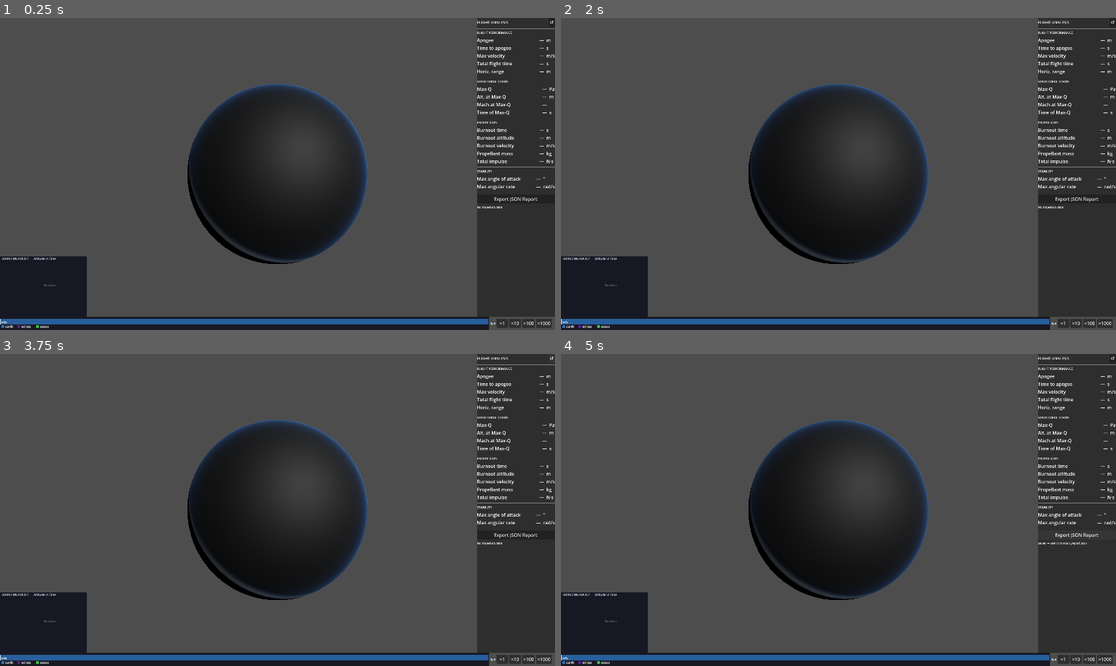
Above: before the commit, frames 1-4 (two rows, left to right).
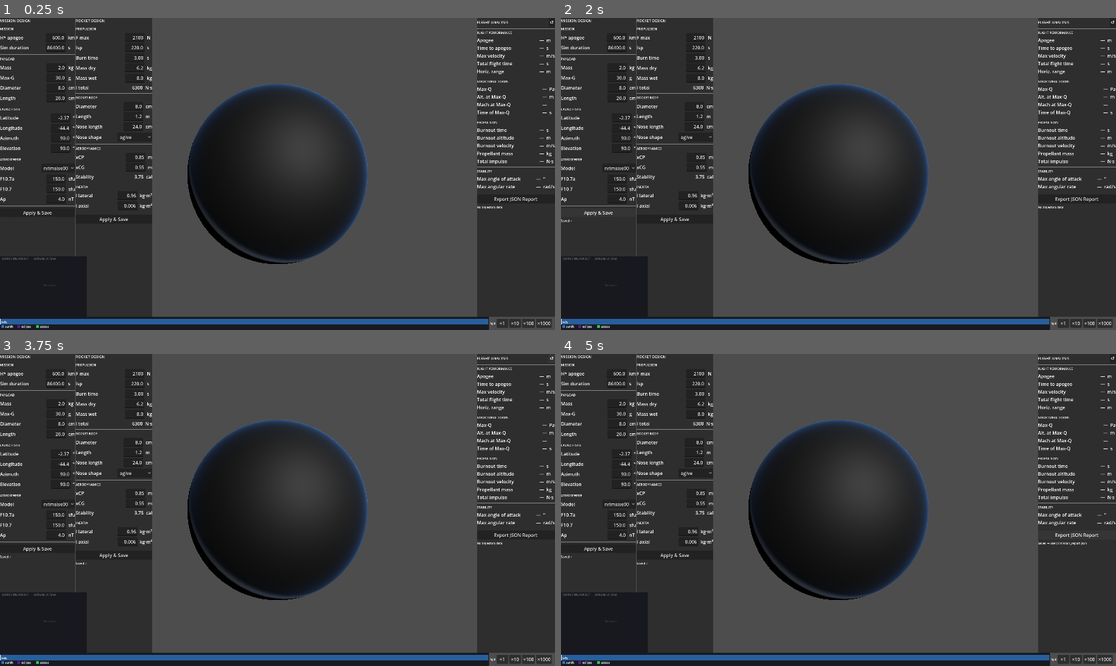
Above: after the commit, the same moments.

Repository: MrVeGGi3/vsl
Game: Godot game, scene res://scenes/main.tscn
The game is run twice, just before and just after one commit, with the same random seed, the same clock (stepped at 60 frames per second) and the same inputs.
Inputs (mouse positions are in pixels of both pictures, inside the frame that each line leads up to):
- Up to frame 1 (0.25 s): no input
- Up to frame 2 (2 s): click (616, 167) at 0.5 s, where only the run after the commit has a clickable "nrlmsise00"; click (599, 211) at 1.25 s, where only the run after the commit has a clickable "Apply & Save"
- Up to frame 3 (3.75 s): click (133, 472) at 2 s, where only the run after the commit has a clickable "ogive"; click (116, 553) at 2.75 s, where only the run after the commit has a clickable "Apply & Save"; click "↺" at 3.5 s
- Up to frame 4 (5 s): click "Export JSON Report" at 4.25 s

The runs differ from the first frame. In frame 1, 23% of the frame differs, in the area x 0-28%, y 0-96%; in frame 2, 22%; in frame 3, 23%; in frame 4, 23%.

Commit message:
feat(pipeline-a): parametric mission design with JSON config and dual UI panels
- Extract 40+ hardcoded parameters from main.cpp into mission_params.json
- Add C++ struct hierarchy (VslMissionParams) + nlohmann/json loader with safe defaults
- Add MissionDesignPanel (orbital/payload/launch site/atmosphere) and
  RocketDesignPanel (propulsion simplified + body + aero + inertia) in GDScript
- Add MissionParamsIO static helper for persistent JSON I/O in Godot
- Integrate both panels into main.tscn UILayer
- Update CMakeLists.txt with nlohmann/json FetchContent + system fallback
- Document SMAD-compliant MDO architecture in docs/design_decisions.md
- Parameters fully editable without recompilation

Co-Authored-By: Claude Sonnet 4.6 <noreply@anthropic.com>

Diff:
--- /dev/null
+++ b/godot/project/mission_params.json
@@ -0,0 +1,133 @@
+{
+  "_description": "VSL Pipeline A — Sounding Rocket Mission Parameters",
+  "_vsl_schema": "1.0",
+  "atmosphere": {
+    "ap_nt": 4.0,
+    "f107_sfu": 150.0,
+    "f107a_sfu": 150.0,
+    "model": "nrlmsise00"
+  },
+  "ground_station": {
+    "lat_deg": -15.78,
+    "lon_deg": -47.93,
+    "min_elev_deg": 5.0
+  },
+  "launch_site": {
+    "alt_m": 6.0,
+    "azimuth_deg": 90.0,
+    "elevation_deg": 90.0,
+    "lat_deg": -2.37,
+    "lon_deg": -44.4,
+    "preset": "alcantara"
+  },
+  "orbital": {
+    "analysis_duration_s": 86400.0,
+    "orbit_step_s": 10.0,
+    "target_alt_km": 600.0,
+    "tle_line1": "1 25544U 98067A   24001.50000000  .00006000  00000-0  10000-3 0  9992",
+    "tle_line2": "2 25544  51.6416 247.4627 0006703 130.5360 325.0288 15.49507896 12343"
+  },
+  "payload": {
+    "diameter_m": 0.08,
+    "length_m": 0.2,
+    "mass_kg": 2.0,
+    "max_g": 30.0,
+    "temp_max_c": 85.0,
+    "temp_min_c": -40.0
+  },
+  "propulsion": {
+    "isp_s": 220.0,
+    "mass_dry_kg": 6.2,
+    "mass_wet_kg": 8.0,
+    "thrust_curve": {
+      "mass_flows_kgs": [
+        0.0,
+        0.6,
+        0.55,
+        0.0
+      ],
+      "thrusts_n": [
+        0.0,
+        2100.0,
+        1800.0,
+        0.0
+      ],
+      "times_s": [
+        0.0,
+        0.1,
+        3.0,
+        3.05
+      ]
+    }
+  },
+  "rocket": {
+    "aero_table": {
+      "aoa_grid_rad": [
+        0.0,
+        0.0873,
+        0.1745
+      ],
+      "cd_table": [
+        0.7,
+        0.7,
+        0.7,
+        0.55,
+        0.58,
+        0.65,
+        0.45,
+        0.48,
+        0.55
+      ],
+      "cn_table": [
+        0.0,
+        0.2,
+        0.4,
+        0.0,
+        0.22,
+        0.44,
+        0.0,
+        0.18,
+        0.36
+      ],
+      "mach_grid": [
+        0.0,
+        0.5,
+        1.5
+      ]
+    },
+    "body_diameter_m": 0.08,
+    "body_length_m": 1.2,
+    "inertia_axial_kgm2": 0.006,
+    "inertia_lateral_kgm2": 0.96,
+    "nose_length_m": 0.24,
+    "nose_shape": "ogive",
+    "xcg_m": 0.55,
+    "xcp_m": 0.85
+  },
+  "simulation": {
+    "initial_state": {
+      "angular_rate_rad_s": [
+        0.0,
+        0.0,
+        0.0
+      ],
+      "position_enu_m": [
+        0.0,
+        0.0,
+        0.0
+      ],
+      "quaternion_body2enu": [
+        1.0,
+        0.0,
+        0.0,
+        0.0
+      ],
+      "velocity_enu_mps": [
+        0.0,
+        0.0,
+        0.0
+      ]
+    },
+    "t_end_s": 120.0
+  }
+}
--- a/godot/project/scenes/main.tscn
+++ b/godot/project/scenes/main.tscn
@@ -9,6 +9,8 @@
 [ext_resource type="Script" uid="uid://ol5566taxm0j" path="res://scripts/vr_ui_panel.gd" id="7"]
 [ext_resource type="Script" path="res://scripts/solver_bridge.gd" id="8"]
 [ext_resource type="PackedScene" path="res://scenes/trajectory_panel.tscn" id="9"]
+[ext_resource type="PackedScene" path="res://scenes/mission_design_panel.tscn" id="10"]
+[ext_resource type="PackedScene" path="res://scenes/rocket_design_panel.tscn" id="11"]
 
 [node name="Main" type="Node3D" unique_id=1669414694]
 script = ExtResource("1")
@@ -57,3 +59,7 @@
 [node name="MissionTimeline" parent="UILayer" unique_id=1239035440 instance=ExtResource("5")]
 
 [node name="TrajectoryPanel" parent="UILayer" unique_id=987654321 instance=ExtResource("9")]
+
+[node name="MissionDesignPanel" parent="UILayer" unique_id=111111101 instance=ExtResource("10")]
+
+[node name="RocketDesignPanel" parent="UILayer" unique_id=111111102 instance=ExtResource("11")]
--- /dev/null
+++ b/godot/project/scenes/mission_design_panel.tscn
@@ -0,0 +1,6 @@
+[gd_scene load_steps=2 format=3 uid="uid://mission_design_panel"]
+
+[ext_resource type="Script" path="res://scripts/mission_design_panel.gd" id="1"]
+
+[node name="MissionDesignPanel" type="PanelContainer"]
+script = ExtResource("1")
--- /dev/null
+++ b/godot/project/scenes/rocket_design_panel.tscn
@@ -0,0 +1,6 @@
+[gd_scene load_steps=2 format=3 uid="uid://rocket_design_panel"]
+
+[ext_resource type="Script" path="res://scripts/rocket_design_panel.gd" id="1"]
+
+[node name="RocketDesignPanel" type="PanelContainer"]
+script = ExtResource("1")
--- /dev/null
+++ b/godot/project/scripts/mission_design_panel.gd
@@ -0,0 +1,218 @@
+extends PanelContainer
+
+const PANEL_W := 260.0
+
+var _params: Dictionary = {}
+
+var _apogee_field:      LineEdit
+var _sim_dur_field:     LineEdit
+var _payload_mass_field: LineEdit
+var _payload_maxg_field: LineEdit
+var _payload_diam_field: LineEdit
+var _payload_len_field:  LineEdit
+var _lat_field:          LineEdit
+var _lon_field:          LineEdit
+var _azimuth_field:      LineEdit
+var _elevation_field:    LineEdit
+var _atm_option:         OptionButton
+var _f107a_field:        LineEdit
+var _f107_field:         LineEdit
+var _ap_field:           LineEdit
+var _status_label:       Label
+
+func _do_layout() -> void:
+	var vp := get_viewport_rect().size
+	set_position(Vector2(0.0, 0.0))
+	set_size(Vector2(PANEL_W, vp.y - 46.0))
+
+func _ready() -> void:
+	_do_layout()
+	get_viewport().size_changed.connect(_do_layout)
+
+	var outer := VBoxContainer.new()
+	outer.size_flags_vertical = Control.SIZE_EXPAND_FILL
+	add_child(outer)
+
+	_build_header(outer)
+
+	var scroll := ScrollContainer.new()
+	scroll.size_flags_vertical = Control.SIZE_EXPAND_FILL
+	scroll.horizontal_scroll_mode = ScrollContainer.SCROLL_MODE_DISABLED
+	scroll.focus_mode = Control.FOCUS_NONE
+	outer.add_child(scroll)
+
+	var inner := VBoxContainer.new()
+	inner.add_theme_constant_override("separation", 6)
+	inner.size_flags_horizontal = Control.SIZE_EXPAND_FILL
+	scroll.add_child(inner)
+
+	_build_mission_section(inner)
+	_build_payload_section(inner)
+	_build_launch_section(inner)
+	_build_atmosphere_section(inner)
+
+	var apply_btn := Button.new()
+	apply_btn.text = "Apply & Save"
+	apply_btn.focus_mode = Control.FOCUS_NONE
+	apply_btn.pressed.connect(_on_apply)
+	inner.add_child(apply_btn)
+
+	_status_label = Label.new()
+	_status_label.add_theme_font_size_override("font_size", 10)
+	inner.add_child(_status_label)
+
+	_load_and_populate()
+
+func _build_header(parent: VBoxContainer) -> void:
+	var hbox := HBoxContainer.new()
+	parent.add_child(hbox)
+	var title := Label.new()
+	title.text = "MISSION DESIGN"
+	title.add_theme_font_size_override("font_size", 13)
+	title.size_flags_horizontal = Control.SIZE_EXPAND_FILL
+	hbox.add_child(title)
+	parent.add_child(HSeparator.new())
+
+func _build_mission_section(parent: VBoxContainer) -> void:
+	_section_label(parent, "MISSION")
+	var grid := _new_grid(parent)
+	_apogee_field  = _field_row(grid, "H* apogee", "km")
+	_sim_dur_field = _field_row(grid, "Sim duration", "s")
+	parent.add_child(HSeparator.new())
+
+func _build_payload_section(parent: VBoxContainer) -> void:
+	_section_label(parent, "PAYLOAD")
+	var grid := _new_grid(parent)
+	_payload_mass_field = _field_row(grid, "Mass", "kg")
+	_payload_maxg_field = _field_row(grid, "Max-G", "g")
+	_payload_diam_field = _field_row(grid, "Diameter", "cm")
+	_payload_len_field  = _field_row(grid, "Length", "cm")
+	parent.add_child(HSeparator.new())
+
+func _build_launch_section(parent: VBoxContainer) -> void:
+	_section_label(parent, "LAUNCH SITE")
+	var grid := _new_grid(parent)
+	_lat_field       = _field_row(grid, "Latitude", "°")
+	_lon_field       = _field_row(grid, "Longitude", "°")
+	_azimuth_field   = _field_row(grid, "Azimuth", "°")
+	_elevation_field = _field_row(grid, "Elevation", "°")
+	parent.add_child(HSeparator.new())
+
+func _build_atmosphere_section(parent: VBoxContainer) -> void:
+	_section_label(parent, "ATMOSPHERE")
+	var hbox := HBoxContainer.new()
+	parent.add_child(hbox)
+	var lbl := Label.new()
+	lbl.text = "Model"
+	lbl.size_flags_horizontal = Control.SIZE_EXPAND_FILL
+	hbox.add_child(lbl)
+	_atm_option = OptionButton.new()
+	_atm_option.add_item("nrlmsise00", 0)
+	_atm_option.add_item("isa", 1)
+	_atm_option.focus_mode = Control.FOCUS_NONE
+	hbox.add_child(_atm_option)
+	var grid := _new_grid(parent)
+	_f107a_field = _field_row(grid, "F10.7a", "sfu")
+	_f107_field  = _field_row(grid, "F10.7",  "sfu")
+	_ap_field    = _field_row(grid, "Ap",     "nT")
+	parent.add_child(HSeparator.new())
+
+# ── Data ───────────────────────────────────────────────────────────────────────
+
+func _load_and_populate() -> void:
+	_params = MissionParamsIO.load_params()
+	if _params.is_empty():
+		_set_status("No params file")
+		return
+	_populate_fields()
+	_set_status("")
+
+func _populate_fields() -> void:
+	var orb: Dictionary = _params.get("orbital", {})
+	_apogee_field.text  = str(float(orb.get("target_alt_km",       600.0)))
+	_sim_dur_field.text = str(float(orb.get("analysis_duration_s", 86400.0)))
+
+	var pl: Dictionary = _params.get("payload", {})
+	_payload_mass_field.text = str(float(pl.get("mass_kg", 2.0)))
+	_payload_maxg_field.text = str(float(pl.get("max_g", 30.0)))
+	_payload_diam_field.text = "%.1f" % (float(pl.get("diameter_m", 0.08)) * 100.0)
+	_payload_len_field.text  = "%.1f" % (float(pl.get("length_m",   0.20)) * 100.0)
+
+	var ls: Dictionary = _params.get("launch_site", {})
+	_lat_field.text       = str(float(ls.get("lat_deg",       -2.37)))
+	_lon_field.text       = str(float(ls.get("lon_deg",      -44.40)))
+	_azimuth_field.text   = str(float(ls.get("azimuth_deg",   90.0)))
+	_elevation_field.text = str(float(ls.get("elevation_deg", 90.0)))
+
+	var atm: Dictionary = _params.get("atmosphere", {})
+	_atm_option.selected = 1 if atm.get("model", "nrlmsise00") == "isa" else 0
+	_f107a_field.text = str(float(atm.get("f107a_sfu", 150.0)))
+	_f107_field.text  = str(float(atm.get("f107_sfu",  150.0)))
+	_ap_field.text    = str(float(atm.get("ap_nt",       4.0)))
+
+func _on_apply() -> void:
+	if _params.is_empty():
+		_params = MissionParamsIO.load_params()
+
+	if not _params.has("orbital"):
+		_params["orbital"] = {}
+	_params["orbital"]["target_alt_km"]       = float(_apogee_field.text)
+	_params["orbital"]["analysis_duration_s"] = float(_sim_dur_field.text)
+
+	if not _params.has("payload"):
+		_params["payload"] = {}
+	_params["payload"]["mass_kg"]    = float(_payload_mass_field.text)
+	_params["payload"]["max_g"]      = float(_payload_maxg_field.text)
+	_params["payload"]["diameter_m"] = float(_payload_diam_field.text) / 100.0
+	_params["payload"]["length_m"]   = float(_payload_len_field.text)  / 100.0
+
+	if not _params.has("launch_site"):
+		_params["launch_site"] = {}
+	_params["launch_site"]["lat_deg"]       = float(_lat_field.text)
+	_params["launch_site"]["lon_deg"]       = float(_lon_field.text)
+	_params["launch_site"]["azimuth_deg"]   = float(_azimuth_field.text)
+	_params["launch_site"]["elevation_deg"] = float(_elevation_field.text)
+
+	if not _params.has("atmosphere"):
+		_params["atmosphere"] = {}
+	_params["atmosphere"]["model"]     = "isa" if _atm_option.selected == 1 else "nrlmsise00"
+	_params["atmosphere"]["f107a_sfu"] = float(_f107a_field.text)
+	_params["atmosphere"]["f107_sfu"]  = float(_f107_field.text)
+	_params["atmosphere"]["ap_nt"]     = float(_ap_field.text)
+
+	if MissionParamsIO.save_params(_params):
+		_set_status("Saved ✓")
+	else:
+		_set_status("Save failed")
+
+# ── Helpers ────────────────────────────────────────────────────────────────────
+
+func _section_label(parent: VBoxContainer, text: String) -> void:
+	var lbl := Label.new()
+	lbl.text = text
+	lbl.add_theme_font_size_override("font_size", 11)
+	parent.add_child(lbl)
+
+func _new_grid(parent: VBoxContainer) -> GridContainer:
+	var grid := GridContainer.new()
+	grid.columns = 3
+	parent.add_child(grid)
+	return grid
+
+func _field_row(grid: GridContainer, label: String, unit: String) -> LineEdit:
+	var lbl := Label.new()
+	lbl.text = label
+	lbl.size_flags_horizontal = Control.SIZE_EXPAND_FILL
+	grid.add_child(lbl)
+	var edit := LineEdit.new()
+	edit.custom_minimum_size = Vector2(68.0, 0.0)
+	edit.alignment = HORIZONTAL_ALIGNMENT_RIGHT
+	grid.add_child(edit)
+	var u := Label.new()
+	u.text = " " + unit
+	grid.add_child(u)
+	return edit
+
+func _set_status(msg: String) -> void:
+	if _status_label:
+		_status_label.text = msg
--- /dev/null
+++ b/godot/project/scripts/mission_params_io.gd
@@ -0,0 +1,33 @@
+class_name MissionParamsIO
+
+const _FILENAME := "mission_params.json"
+
+static func _json_path() -> String:
+	return ProjectSettings.globalize_path("res://") + _FILENAME
+
+static func load_params() -> Dictionary:
+	var path := _json_path()
+	if not FileAccess.file_exists(path):
+		push_warning("MissionParamsIO: file not found: " + path)
+		return {}
+	var f := FileAccess.open(path, FileAccess.READ)
+	if f == null:
+		push_warning("MissionParamsIO: cannot open " + path)
+		return {}
+	var text := f.get_as_text()
+	f.close()
+	var json := JSON.new()
+	if json.parse(text) != OK:
+		push_warning("MissionParamsIO: parse error: " + json.get_error_message())
+		return {}
+	return json.get_data()
+
+static func save_params(data: Dictionary) -> bool:
+	var path := _json_path()
+	var f := FileAccess.open(path, FileAccess.WRITE)
+	if f == null:
+		push_warning("MissionParamsIO: cannot write " + path)
+		return false
+	f.store_string(JSON.stringify(data, "  "))
+	f.close()
+	return true
--- /dev/null
+++ b/godot/project/scripts/rocket_design_panel.gd
@@ -0,0 +1,277 @@
+extends PanelContainer
+
+const PANEL_W        := 265.0
+const PANEL_OFFSET_X := 262.0
+const G0             := 9.80665
+
+var _params: Dictionary = {}
+
+var _fmax_field:      LineEdit
+var _isp_field:       LineEdit
+var _tb_field:        LineEdit
+var _mass_dry_field:  LineEdit
+var _mass_wet_field:  LineEdit
+var _impulse_label:   Label
+
+var _diam_field:      LineEdit
+var _len_field:       LineEdit
+var _nose_option:     OptionButton
+var _nose_len_field:  LineEdit
+
+var _xcp_field:       LineEdit
+var _xcg_field:       LineEdit
+var _stability_label: Label
+
+var _i_lat_field:     LineEdit
+var _i_ax_field:      LineEdit
+
+var _status_label:    Label
+
+func _do_layout() -> void:
+	var vp := get_viewport_rect().size
+	set_position(Vector2(PANEL_OFFSET_X, 0.0))
+	set_size(Vector2(PANEL_W, vp.y - 46.0))
+
+func _ready() -> void:
+	_do_layout()
+	get_viewport().size_changed.connect(_do_layout)
+
+	var outer := VBoxContainer.new()
+	outer.size_flags_vertical = Control.SIZE_EXPAND_FILL
+	add_child(outer)
+
+	_build_header(outer)
+
+	var scroll := ScrollContainer.new()
+	scroll.size_flags_vertical = Control.SIZE_EXPAND_FILL
+	scroll.horizontal_scroll_mode = ScrollContainer.SCROLL_MODE_DISABLED
+	scroll.focus_mode = Control.FOCUS_NONE
+	outer.add_child(scroll)
+
+	var inner := VBoxContainer.new()
+	inner.add_theme_constant_override("separation", 6)
+	inner.size_flags_horizontal = Control.SIZE_EXPAND_FILL
+	scroll.add_child(inner)
+
+	_build_propulsion_section(inner)
+	_build_body_section(inner)
+	_build_aero_section(inner)
+	_build_inertia_section(inner)
+
+	var apply_btn := Button.new()
+	apply_btn.text = "Apply & Save"
+	apply_btn.focus_mode = Control.FOCUS_NONE
+	apply_btn.pressed.connect(_on_apply)
+	inner.add_child(apply_btn)
+
+	_status_label = Label.new()
+	_status_label.add_theme_font_size_override("font_size", 10)
+	inner.add_child(_status_label)
+
+	_load_and_populate()
+
+func _build_header(parent: VBoxContainer) -> void:
+	var hbox := HBoxContainer.new()
+	parent.add_child(hbox)
+	var title := Label.new()
+	title.text = "ROCKET DESIGN"
+	title.add_theme_font_size_override("font_size", 13)
+	title.size_flags_horizontal = Control.SIZE_EXPAND_FILL
+	hbox.add_child(title)
+	parent.add_child(HSeparator.new())
+
+func _build_propulsion_section(parent: VBoxContainer) -> void:
+	_section_label(parent, "PROPULSION")
+	var grid := _new_grid(parent)
+	_fmax_field     = _field_row(grid, "F max", "N")
+	_isp_field      = _field_row(grid, "Isp", "s")
+	_tb_field       = _field_row(grid, "Burn time", "s")
+	_mass_dry_field = _field_row(grid, "Mass dry", "kg")
+	_mass_wet_field = _field_row(grid, "Mass wet", "kg")
+	var grid2 := _new_grid(parent)
+	_impulse_label = _display_row(grid2, "I total", "N·s")
+	_fmax_field.text_changed.connect(_update_derived_propulsion.unbind(1))
+	_tb_field.text_changed.connect(_update_derived_propulsion.unbind(1))
+	parent.add_child(HSeparator.new())
+
+func _build_body_section(parent: VBoxContainer) -> void:
+	_section_label(parent, "ROCKET BODY")
+	var grid := _new_grid(parent)
+	_diam_field     = _field_row(grid, "Diameter", "cm")
+	_len_field      = _field_row(grid, "Length", "m")
+	_nose_len_field = _field_row(grid, "Nose length", "cm")
+	var hbox := HBoxContainer.new()
+	parent.add_child(hbox)
+	var lbl := Label.new()
+	lbl.text = "Nose shape"
+	lbl.size_flags_horizontal = Control.SIZE_EXPAND_FILL
+	hbox.add_child(lbl)
+	_nose_option = OptionButton.new()
+	_nose_option.add_item("ogive",     0)
+	_nose_option.add_item("vonkarman", 1)
+	_nose_option.add_item("conical",   2)
+	_nose_option.focus_mode = Control.FOCUS_NONE
+	hbox.add_child(_nose_option)
+	parent.add_child(HSeparator.new())
+
+func _build_aero_section(parent: VBoxContainer) -> void:
+	_section_label(parent, "AERODYNAMICS")
+	var grid := _new_grid(parent)
+	_xcp_field = _field_row(grid, "xCP", "m")
+	_xcg_field = _field_row(grid, "xCG", "m")
+	var grid2 := _new_grid(parent)
+	_stability_label = _display_row(grid2, "Stability", "cal")
+	_xcp_field.text_changed.connect(_update_derived_aero.unbind(1))
+	_xcg_field.text_changed.connect(_update_derived_aero.unbind(1))
+	_diam_field.text_changed.connect(_update_derived_aero.unbind(1))
+	parent.add_child(HSeparator.new())
+
+func _build_inertia_section(parent: VBoxContainer) -> void:
+	_section_label(parent, "INERTIA")
+	var grid := _new_grid(parent)
+	_i_lat_field = _field_row(grid, "I lateral", "kg·m²")
+	_i_ax_field  = _field_row(grid, "I axial",   "kg·m²")
+	parent.add_child(HSeparator.new())
+
+# ── Data ───────────────────────────────────────────────────────────────────────
+
+func _load_and_populate() -> void:
+	_params = MissionParamsIO.load_params()
+	if _params.is_empty():
+		_set_status("No params file")
+		return
+	_populate_fields()
+	_set_status("")
+
+func _populate_fields() -> void:
+	var prop: Dictionary = _params.get("propulsion", {})
+	var tc: Dictionary   = prop.get("thrust_curve", {})
+	var thrusts: Array   = tc.get("thrusts_n", [0.0, 2100.0, 1800.0, 0.0])
+	var times: Array     = tc.get("times_s",   [0.0, 0.1,    3.0,    3.05])
+	var f_max := 0.0
+	for t in thrusts:
+		f_max = maxf(f_max, float(t))
+	var t_b := float(times[times.size() - 2]) if times.size() >= 2 else 3.0
+	_fmax_field.text     = "%.0f" % f_max
+	_isp_field.text      = str(float(prop.get("isp_s",       220.0)))
+	_tb_field.text       = "%.2f" % t_b
+	_mass_dry_field.text = str(float(prop.get("mass_dry_kg",   6.2)))
+	_mass_wet_field.text = str(float(prop.get("mass_wet_kg",   8.0)))
+	_update_derived_propulsion()
+
+	var rkt: Dictionary = _params.get("rocket", {})
+	_diam_field.text     = "%.1f" % (float(rkt.get("body_diameter_m", 0.08)) * 100.0)
+	_len_field.text      = str(float(rkt.get("body_length_m",   1.20)))
+	_nose_len_field.text = "%.1f" % (float(rkt.get("nose_length_m",   0.24)) * 100.0)
+	var nose: String = rkt.get("nose_shape", "ogive")
+	match nose:
+		"vonkarman": _nose_option.selected = 1
+		"conical":   _nose_option.selected = 2
+		_:           _nose_option.selected = 0
+
+	var aero: Dictionary = rkt.get("aero", {})
+	_xcp_field.text = str(float(aero.get("xcp_m", 0.85)))
+	_xcg_field.text = str(float(aero.get("xcg_m", 0.55)))
+	_update_derived_aero()
+
+	_i_lat_field.text = str(float(rkt.get("inertia_lateral_kgm2", 0.96)))
+	_i_ax_field.text  = str(float(rkt.get("inertia_axial_kgm2",  0.006)))
+
+func _update_derived_propulsion() -> void:
+	var f_max := float(_fmax_field.text) if _fmax_field.text.is_valid_float() else 0.0
+	var t_b   := float(_tb_field.text)   if _tb_field.text.is_valid_float()   else 0.0
+	_impulse_label.text = "%.0f" % (f_max * t_b)
+
+func _update_derived_aero() -> void:
+	var xcp := float(_xcp_field.text)  if _xcp_field.text.is_valid_float()  else 0.0
+	var xcg := float(_xcg_field.text)  if _xcg_field.text.is_valid_float()  else 0.0
+	var d_cm := float(_diam_field.text) if _diam_field.text.is_valid_float() else 8.0
+	var d_m  := d_cm / 100.0
+	_stability_label.text = "%.2f" % ((xcp - xcg) / d_m) if d_m > 0.0 else "—"
+
+func _on_apply() -> void:
+	if _params.is_empty():
+		_params = MissionParamsIO.load_params()
+
+	var f_max     := float(_fmax_field.text)
+	var isp       := float(_isp_field.text)
+	var t_b       := float(_tb_field.text)
+	var mass_flow := f_max / (isp * G0) if isp > 0.0 else 0.0
+
+	if not _params.has("propulsion"):
+		_params["propulsion"] = {}
+	_params["propulsion"]["isp_s"]       = isp
+	_params["propulsion"]["mass_dry_kg"] = float(_mass_dry_field.text)
+	_params["propulsion"]["mass_wet_kg"] = float(_mass_wet_field.text)
+	_params["propulsion"]["thrust_curve"] = {
+		"times_s":        [0.0, 0.1, t_b, t_b + 0.05],
+		"thrusts_n":      [0.0, f_max, f_max, 0.0],
+		"mass_flows_kgs": [0.0, mass_flow, mass_flow, 0.0],
+	}
+
+	var d_m := float(_diam_field.text) / 100.0
+	if not _params.has("rocket"):
+		_params["rocket"] = {}
+	_params["rocket"]["body_diameter_m"]      = d_m
+	_params["rocket"]["body_length_m"]        = float(_len_field.text)
+	_params["rocket"]["nose_length_m"]        = float(_nose_len_field.text) / 100.0
+	_params["rocket"]["nose_shape"]           = ["ogive", "vonkarman", "conical"][_nose_option.selected]
+	_params["rocket"]["inertia_lateral_kgm2"] = float(_i_lat_field.text)
+	_params["rocket"]["inertia_axial_kgm2"]   = float(_i_ax_field.text)
+
+	if not _params["rocket"].has("aero"):
+		_params["rocket"]["aero"] = {}
+	_params["rocket"]["aero"]["xcp_m"]    = float(_xcp_field.text)
+	_params["rocket"]["aero"]["xcg_m"]    = float(_xcg_field.text)
+	_params["rocket"]["aero"]["s_ref_m2"] = PI * (d_m * 0.5) * (d_m * 0.5)
+
+	if MissionParamsIO.save_params(_params):
+		_set_status("Saved ✓")
+	else:
+		_set_status("Save failed")
+
+# ── Helpers ────────────────────────────────────────────────────────────────────
+
+func _section_label(parent: VBoxContainer, text: String) -> void:
+	var lbl := Label.new()
+	lbl.text = text
+	lbl.add_theme_font_size_override("font_size", 11)
+	parent.add_child(lbl)
+
+func _new_grid(parent: VBoxContainer) -> GridContainer:
+	var grid := GridContainer.new()
+	grid.columns = 3
+	parent.add_child(grid)
+	return grid
+
+func _field_row(grid: GridContainer, label: String, unit: String) -> LineEdit:
+	var lbl := Label.new()
+	lbl.text = label
+	lbl.size_flags_horizontal = Control.SIZE_EXPAND_FILL
+	grid.add_child(lbl)
+	var edit := LineEdit.new()
+	edit.custom_minimum_size = Vector2(68.0, 0.0)
+	edit.alignment = HORIZONTAL_ALIGNMENT_RIGHT
+	grid.add_child(edit)
+	var u := Label.new()
+	u.text = " " + unit
+	grid.add_child(u)
+	return edit
+
+func _display_row(grid: GridContainer, label: String, unit: String) -> Label:
+	var lbl := Label.new()
+	lbl.text = label
+	lbl.size_flags_horizontal = Control.SIZE_EXPAND_FILL
+	grid.add_child(lbl)
+	var val := Label.new()
+	val.text = "—"
+	val.horizontal_alignment = HORIZONTAL_ALIGNMENT_RIGHT
+	grid.add_child(val)
+	var u := Label.new()
+	u.text = " " + unit
+	grid.add_child(u)
+	return val
+
+func _set_status(msg: String) -> void:
+	if _status_label:
+		_status_label.text = msg
Not shown, added: docs/design_decisions.md
Not shown, changed: main/CMakeLists.txt
Not shown, changed: main/src/main.cpp
Not shown, added: main/src/mission_params.h
Not shown, added: main/src/mission_params_loader.cpp
Not shown, added: main/src/mission_params_loader.h
